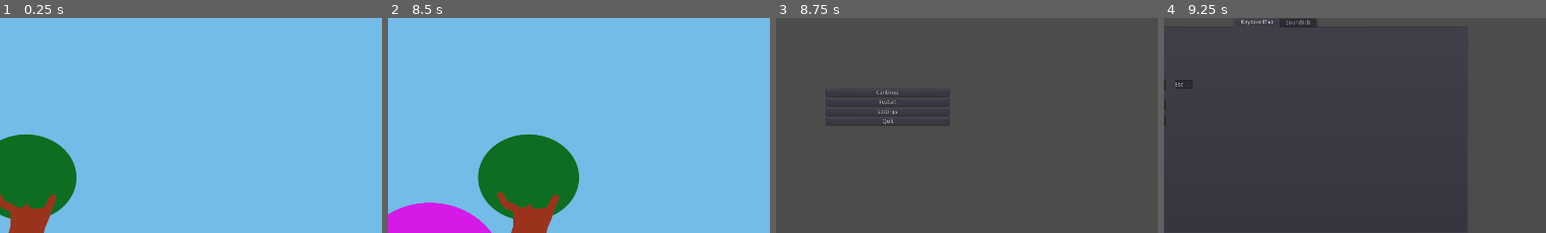
Above: before the commit, frames 1-4 (left to right).
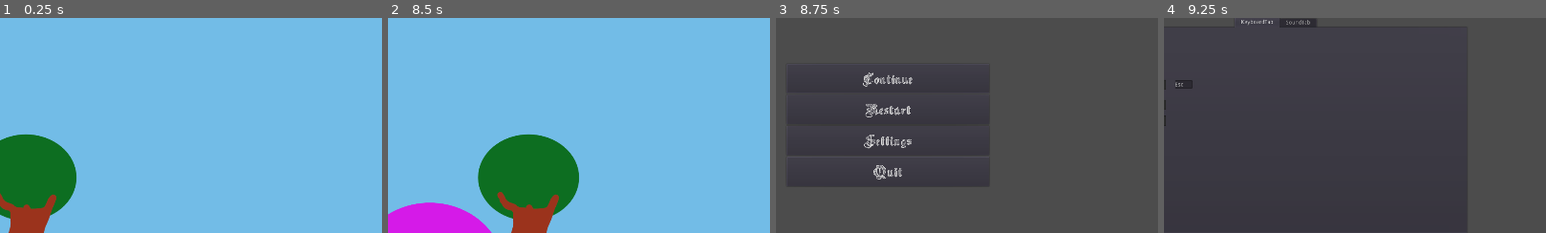
Above: after the commit, the same moments.

Repository: S-Blanco/GMTK_gamejam2023
Game: Godot game, scene res://Src/World/world.tscn
Two runs of this game, one before a commit and one after it. Both use one fixed random seed, a clock stepped at 60 frames per second and the inputs below. The engine's default icon, where the game draws it, is replaced by a stand-in: a white triangle on a blue panel in a dark square.
Inputs (mouse positions are % of the whole screen's width and height, from its top left):
- Up to frame 1 (0.25 s): no input
- Up to frame 2 (8.5 s): click (35, 12) at 0.5 s; click (44, 12) at 1.25 s; click (35, 12) at 2 s; click (44, 12) at 2.75 s; click (35, 12) at 3.5 s; click (44, 12) at 4.25 s; tap Enter at 5, 5.1, 5.85, 6.6, 7.35, 8.1 s; tap Space at 5.27, 6.02, 7.52, 8.27 s
- Up to frame 3 (8.75 s): tap Escape at 8.65 s
- Up to frame 4 (9.25 s): click "Settings" at 8.75 s
The pictures show only the part of the screen within x 35-85%, y 25-75%; the shares and areas given below are measured in that part.

Frames 1-2 are identical in both runs. In frame 3, 1.2% of the frame differs, in the area x 22-36%, y 25-76%; in frame 4, nothing differs.

Commit message:
Bigger buttons, correct font

Diff:
--- /dev/null
+++ b/Game/Src/UI/HSlider.gd
@@ -0,0 +1,13 @@
+extends HSlider
+
+# The bus controlling the music
+export var bus_name: String
+
+# Called when the node enters the scene tree for the first time.
+func _ready():
+	pass # Replace with function body.
+
+
+# Called every frame. 'delta' is the elapsed time since the previous frame.
+#func _process(delta):
+#	pass
--- a/Game/Src/UI/Menu.tscn
+++ b/Game/Src/UI/Menu.tscn
@@ -1,6 +1,19 @@
-[gd_scene load_steps=2 format=2]
+[gd_scene load_steps=6 format=2]
 
 [ext_resource path="res://Src/UI/Menu.gd" type="Script" id=1]
+[ext_resource path="res://Fonts/Sketch Gothic School.ttf" type="DynamicFontData" id=2]
+
+[sub_resource type="DynamicFont" id=1]
+size = 40
+font_data = ExtResource( 2 )
+
+[sub_resource type="DynamicFont" id=2]
+size = 40
+font_data = ExtResource( 2 )
+
+[sub_resource type="DynamicFont" id=3]
+size = 40
+font_data = ExtResource( 2 )
 
 [node name="Menu" type="Control"]
 anchor_right = 1.0
@@ -12,32 +25,44 @@
 anchor_top = 0.5
 anchor_right = 0.5
 anchor_bottom = 0.5
-margin_left = -155.0
-margin_top = -91.0
-margin_right = 155.0
-margin_bottom = 91.0
+margin_left = -254.5
+margin_top = -153.5
+margin_right = 254.5
+margin_bottom = 153.5
 
 [node name="ContinueButton" type="Button" parent="VBoxContainer"]
-margin_right = 310.0
-margin_bottom = 20.0
+margin_right = 509.0
+margin_bottom = 73.0
+size_flags_horizontal = 3
+size_flags_vertical = 3
+custom_fonts/font = SubResource( 1 )
 text = "Continue"
 
 [node name="RestartButton" type="Button" parent="VBoxContainer"]
-margin_top = 24.0
-margin_right = 310.0
-margin_bottom = 44.0
+margin_top = 77.0
+margin_right = 509.0
+margin_bottom = 151.0
+size_flags_horizontal = 3
+size_flags_vertical = 3
+custom_fonts/font = SubResource( 2 )
 text = "Restart"
 
 [node name="SettingsButton" type="Button" parent="VBoxContainer"]
-margin_top = 48.0
-margin_right = 310.0
-margin_bottom = 68.0
+margin_top = 155.0
+margin_right = 509.0
+margin_bottom = 229.0
+size_flags_horizontal = 3
+size_flags_vertical = 3
+custom_fonts/font = SubResource( 3 )
 text = "Settings"
 
 [node name="QuitButton" type="Button" parent="VBoxContainer"]
-margin_top = 72.0
-margin_right = 310.0
-margin_bottom = 92.0
+margin_top = 233.0
+margin_right = 509.0
+margin_bottom = 307.0
+size_flags_horizontal = 3
+size_flags_vertical = 3
+custom_fonts/font = SubResource( 3 )
 text = "Quit"
 
 [connection signal="pressed" from="VBoxContainer/ContinueButton" to="." method="_on_ContinueButton_pressed"]
--- a/Game/Src/UI/Settings.tscn
+++ b/Game/Src/UI/Settings.tscn
@@ -1,6 +1,7 @@
-[gd_scene load_steps=2 format=2]
+[gd_scene load_steps=3 format=2]
 
 [ext_resource path="res://Src/UI/Settings.gd" type="Script" id=1]
+[ext_resource path="res://Src/UI/HSlider.gd" type="Script" id=2]
 
 [node name="Settings" type="Control"]
 anchor_right = 1.0
@@ -18,6 +19,7 @@
 margin_bottom = 270.0
 
 [node name="KeyboardTab" type="Tabs" parent="TabContainer"]
+visible = false
 anchor_right = 1.0
 anchor_bottom = 1.0
 margin_left = 4.0
@@ -57,21 +59,24 @@
 text = "Esc"
 
 [node name="SoundTab" type="Tabs" parent="TabContainer"]
-visible = false
-margin_left = 4.0
-margin_top = 32.0
-margin_right = 44.0
-margin_bottom = 56.0
+margin_right = 40.0
+margin_bottom = 24.0
 
-[node name="HSlider" type="HSlider" parent="TabContainer/SoundTab"]
-visible = false
+[node name="ItemList" type="ItemList" parent="TabContainer/SoundTab"]
+margin_left = 156.0
+margin_top = 131.0
+margin_right = 845.0
+margin_bottom = 380.0
+
+[node name="HSlider" type="HSlider" parent="TabContainer/SoundTab/ItemList"]
 anchor_left = 0.5
 anchor_top = 0.5
 anchor_right = 0.5
 anchor_bottom = 0.5
-margin_left = -150.0
-margin_top = -10.0
-margin_right = 150.0
-margin_bottom = 40.0
+margin_left = -309.5
+margin_top = -234.5
+margin_right = 321.5
+margin_bottom = 258.5
 max_value = 10.0
 tick_count = 10
+script = ExtResource( 2 )
--- a/Game/Src/World/world.tscn
+++ b/Game/Src/World/world.tscn
@@ -18,13 +18,13 @@
 [node name="Character" parent="TestEnemyMovement" index="1"]
 position = Vector2( 393, 767 )
 
-[node name="Power1Toggle" parent="TestEnemyMovement" index="2"]
+[node name="Power1Toggle" parent="TestEnemyMovement" index="3"]
 margin_left = 596.0
 margin_top = 62.0
 margin_right = 742.0
 margin_bottom = 194.0
 
-[node name="Power2Toggle" parent="TestEnemyMovement" index="3"]
+[node name="Power2Toggle" parent="TestEnemyMovement" index="4"]
 margin_left = 763.0
 margin_top = 63.0
 margin_right = 909.0
